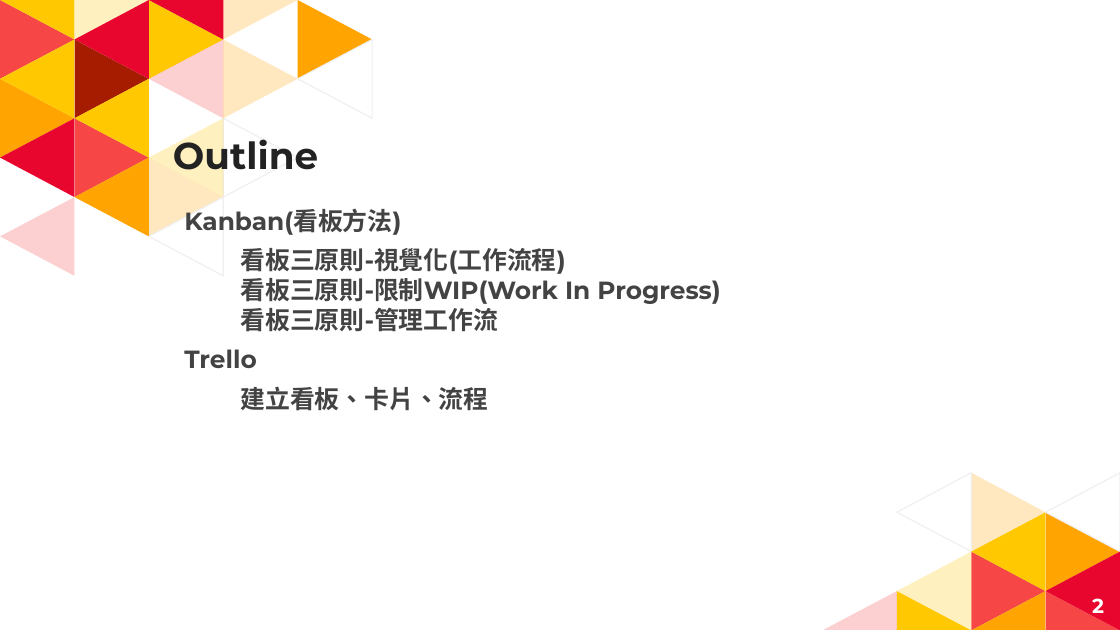
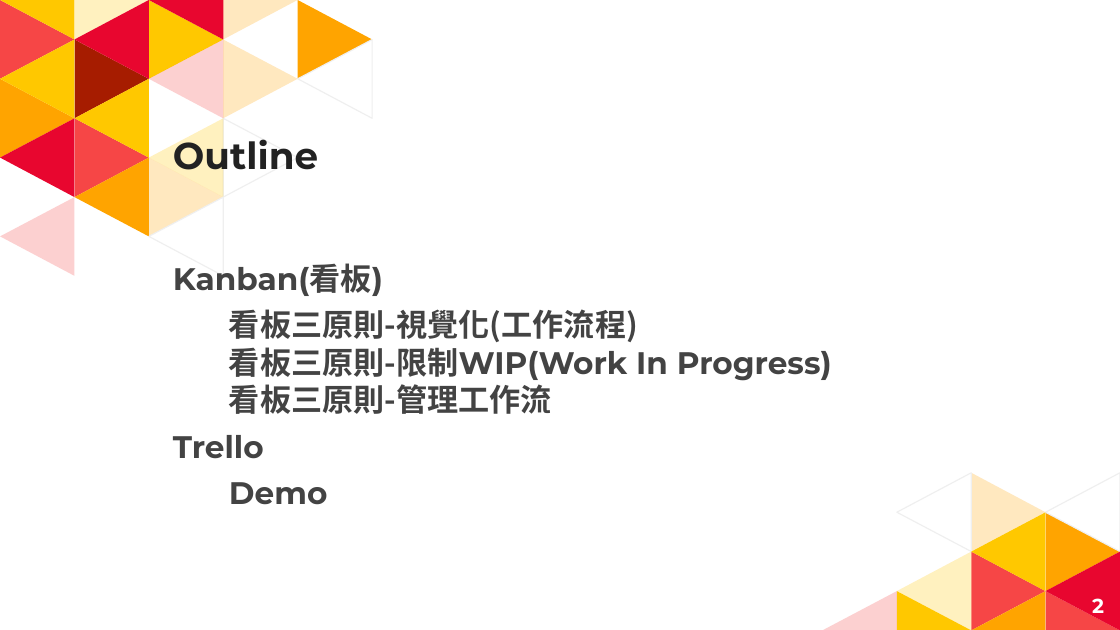
Before and after one commit to HankTwZhong/OOAD, a slide deck: slide 2 of 專題討論/Trello.pptx. Drawn at 1120x630 pixels with LibreOffice and Linux fonts; fonts in the diff are those of the drawing. Boxes give left, top, right and bottom in pixels: in the first picture for what was removed or moved away, otherwise in the second. Text is boxed around its words. In the diff, an @@ line names an element or a change of style, - is before the commit and + after.

```diff
--- a/專題討論/Trello.pptx
+++ b/專題討論/Trello.pptx
@@ text "Kanban(看板)": place and size @@
-text "Kanban(看板)" at box(184, 206, 720, 411)
+text "Kanban(看板)" at box(173, 263, 832, 505)
@@ text at box(173, 263, 383, 296): text changed; size 16 to 20 pt @@
-Kanban(看板方法)
+Kanban(看板)
@@ text at box(173, 309, 832, 459): size 16 to 20 pt in "看板三原則-視覺化(工作流程)", "看板三原則-限制WIP(Work In Progress)", "看板三原則-管理工作流", "Trello"; font Montserrat to Noto Sans CJK SC in "看板三原則-視覺化(工作流程)", "看板三原則-限制WIP(Work", "看板三原則-管理工作流" @@
@@ text at box(229, 482, 328, 505): text changed; size 16 to 20 pt @@
-  建立看板、卡片、流程
+  Demo
```
Also in this commit, not shown: 4 other slides changed, 3 slides added, 2 slides removed, 4 other files.
